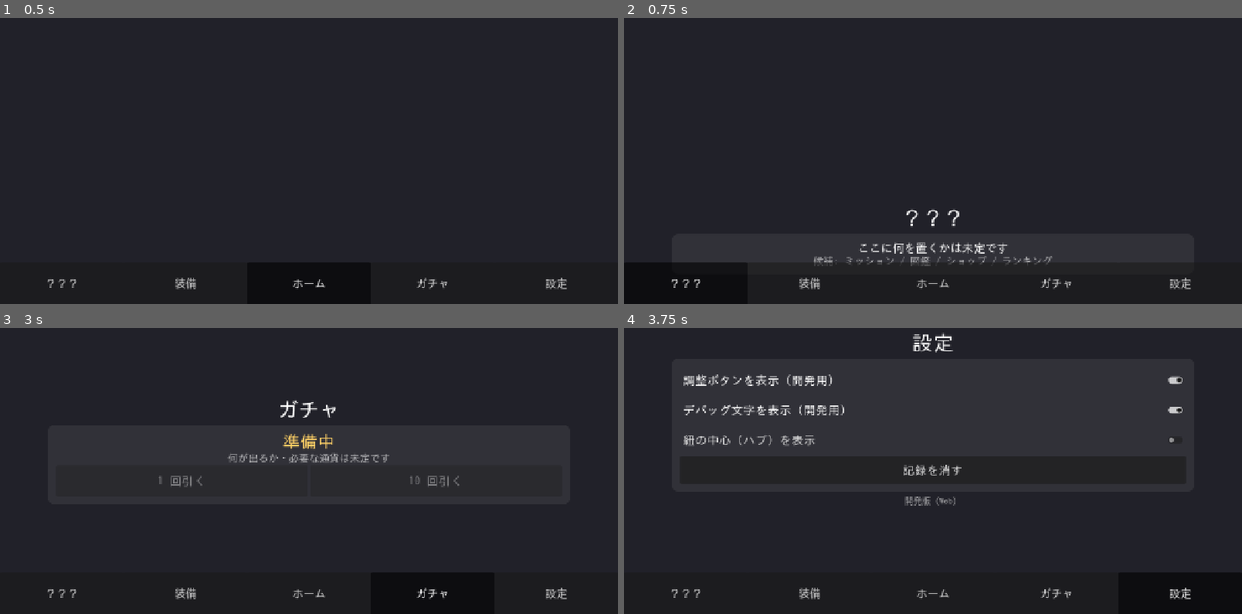
Above: before the commit, frames 1-4 (two rows, left to right).
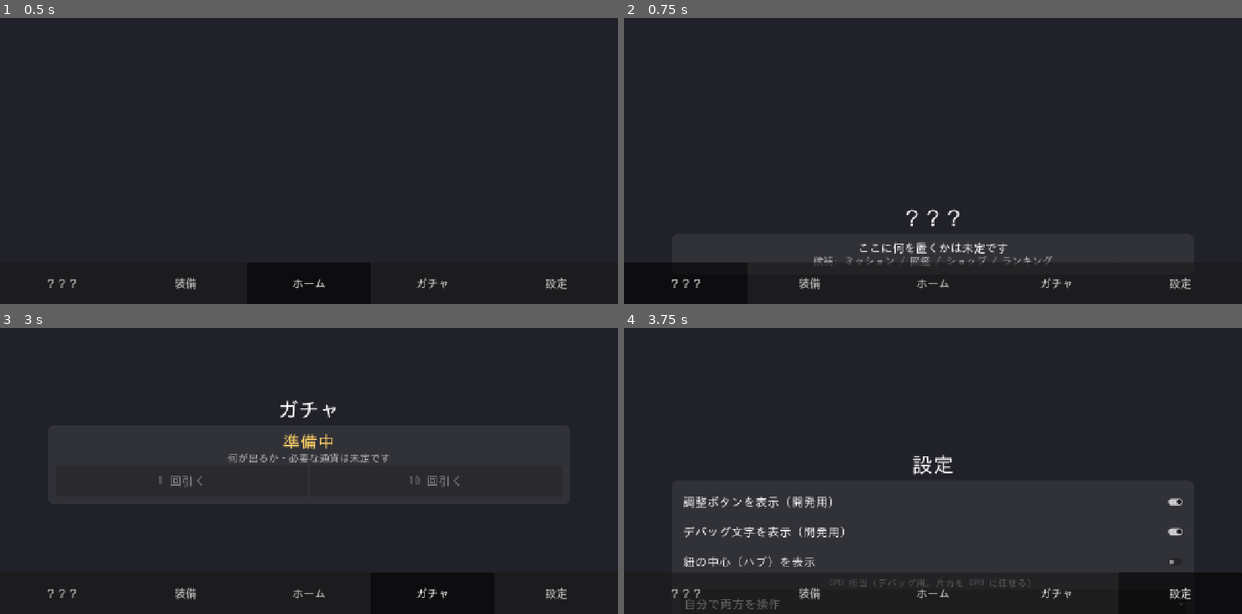
Above: after the commit, the same moments.

Repository: suutukuru/bind-run
Game: Godot game, scene res://scenes/home/home.tscn
Two runs of this game, one before a commit and one after it. Both use one fixed random seed, a clock stepped at 60 frames per second and the inputs below.
Inputs:
- Up to frame 1 (0.5 s): no input
- Up to frame 2 (0.75 s): click "？？？" at 0.5 s
- Up to frame 3 (3 s): click "装備" at 1.25 s; click "ホーム" at 2 s; click "ガチャ" at 2.75 s
- Up to frame 4 (3.75 s): click "設定" at 3.5 s

Frame 1 is identical in both runs. In frame 2, less than 0.1% of the frame differs, in the area x 46-49%, y 79-83%; in frame 3, less than 0.1%; in frame 4, 4.1%, in the area x 9-91%, y 1-99%.

Commit message:
設定で青か橙を CPU に任せられるようにする（敵や弾から逃げる）
Co-Authored-By: Claude Sonnet 5.5 <noreply@anthropic.com>
Claude-Session: https://claude.ai/code/session_01FmuN5U8N5hun1pocAD6Yrf

Diff:
--- a/scenes/home/home.gd
+++ b/scenes/home/home.gd
@@ -18,6 +18,8 @@
 	["debug_text", "デバッグ文字を表示（開発用）", true],
 	["show_hub", "紐の中心（ハブ）を表示", false],
 ]
+## 設定「CPU 担当」の選択肢（Main の CPU_NONE / CPU_BLUE / CPU_ORANGE と同じ順）
+const CPU_CHOICES: Array = ["自分で両方を操作", "青（A）を CPU に任せる", "橙（B）を CPU に任せる"]
 const ACCENT: Color = Color(1.0, 0.82, 0.4)
 const DIM: Color = Color(1, 1, 1, 0.65)
 
@@ -253,6 +255,15 @@
 		check.set_meta("height_units", 8.0)
 		card.add_child(check)
 		_scaled.append(check)
+	_add_label(card, "CPU 担当（デバッグ用。片方を CPU に任せる）", 2.8, DIM)
+	var cpu: OptionButton = OptionButton.new()
+	for text: String in CPU_CHOICES:
+		cpu.add_item(text)
+	cpu.selected = clampi(int(SaveData.get_setting("cpu_side", 0)), 0, CPU_CHOICES.size() - 1)
+	cpu.item_selected.connect(func(index: int) -> void: SaveData.set_setting("cpu_side", index))
+	cpu.set_meta("height_units", 8.0)
+	card.add_child(cpu)
+	_scaled.append(cpu)
 	_reset_button = _add_button(card, "記録を消す", 8.0, _on_reset_pressed)
 	_add_label(box, "開発版（Web）", 2.6, DIM)
 	return box.get_parent() as Control
--- a/scenes/main/main.gd
+++ b/scenes/main/main.gd
@@ -5,6 +5,10 @@
 const HOME_SCENE: String = "res://scenes/home/home.tscn"
 ## レベルアップで提示する強化の数（FR-043 の仮決定）
 const CHOICES: int = 3
+## 設定「CPU 担当」の値（SaveData の cpu_side）
+const CPU_NONE: int = 0
+const CPU_BLUE: int = 1
+const CPU_ORANGE: int = 2
 
 @onready var _rope: Rope = $Rope
 @onready var _run_state: RunState = $RunState
@@ -41,6 +45,22 @@
 	_tuning.set_toggle_visible(bool(SaveData.get_setting("show_tuning", true)))
 	_overlay.set_text_visible(bool(SaveData.get_setting("debug_text", true)))
 	_rope.show_hub = bool(SaveData.get_setting("show_hub", false))
+	_apply_cpu(int(SaveData.get_setting("cpu_side", CPU_NONE)))
+
+
+# デバッグ用: 片方のキャラを CPU に任せる。その側の人の入力（キーボード・タッチ）は止める
+func _apply_cpu(side: int) -> void:
+	if side != CPU_BLUE and side != CPU_ORANGE:
+		return
+	var who: String = "A" if side == CPU_BLUE else "B"
+	var partner: String = "B" if side == CPU_BLUE else "A"
+	get_node("Input" + who).process_mode = Node.PROCESS_MODE_DISABLED
+	get_node("TouchLayer/Touch" + who).process_mode = Node.PROCESS_MODE_DISABLED
+	var cpu: CpuMoveInput = CpuMoveInput.new()
+	cpu.name = "Cpu" + who
+	cpu.target_path = NodePath("../Character" + who)
+	cpu.partner_path = NodePath("../Character" + partner)
+	add_child(cpu)
 
 
 func _apply_run_setup() -> void:
--- /dev/null
+++ b/scripts/input/cpu_move_input.gd
@@ -0,0 +1,72 @@
+class_name CpuMoveInput
+extends Node
+## CPU が対象キャラを動かす（デバッグ用）。敵・ボス・弾から逃げ、何もなければ相方の近くに戻る。
+## 人の入力と同じく move_intent を書き込むだけ（ADR-005）。ホームの設定「CPU 担当」で選ぶ。
+
+@export var target_path: NodePath
+@export var partner_path: NodePath
+## 敵の表面からこの距離以内に入ると逃げ始める（px）
+@export var danger_margin: float = 260.0
+## 弾は小さくて速いので、見た目より大きく避ける（px）
+@export var bullet_extra_radius: float = 50.0
+## 何もないとき、相方との距離がこれを超えたら寄っていく（px）。紐の最大長より短くする
+@export var stay_distance: float = 300.0
+
+var target: Character
+var partner: Character
+
+
+## 逃げる方向と強さ（長さ 0〜1）を求める純粋な計算。
+## threats_pos / threats_radius は同じ長さ。逃げる力は近いほど強く、敵の表面から margin で 0 になる。
+## 逃げる必要がなければ、相方から離れすぎている分だけ相方へ寄る。
+static func compute_intent(pos: Vector2, partner_pos: Vector2, threats_pos: PackedVector2Array, threats_radius: PackedFloat32Array, margin: float, stay: float) -> Vector2:
+	var flee: Vector2 = Vector2.ZERO
+	for i: int in threats_pos.size():
+		var away: Vector2 = pos - threats_pos[i]
+		var dist: float = away.length()
+		var gap: float = maxf(dist - threats_radius[i], 0.0)
+		if gap >= margin:
+			continue
+		var closeness: float = 1.0 - gap / margin
+		# 真上に重なったときは向きが決まらないので、適当な向きに逃げる
+		var direction: Vector2 = away / dist if dist > 0.001 else Vector2.RIGHT
+		flee += direction * closeness * closeness
+	var to_partner: Vector2 = partner_pos - pos
+	var pull: Vector2 = Vector2.ZERO
+	if to_partner.length() > stay:
+		pull = to_partner.normalized() * minf((to_partner.length() - stay) / stay, 1.0)
+	# 逃げる力が強いほど、相方へ寄る力は弱める（危ない所を通って戻らない）
+	var flee_strength: float = minf(flee.length(), 1.0)
+	return (flee + pull * (1.0 - flee_strength)).limit_length(1.0)
+
+
+func _init() -> void:
+	# キーボード(-10)・タッチ(-9)と同じ段階で、キャラ(0)より先に書き込む
+	process_priority = -8
+
+
+func _ready() -> void:
+	target = get_node_or_null(target_path) as Character
+	partner = get_node_or_null(partner_path) as Character
+	if target == null or partner == null:
+		push_error("CpuMoveInput: 対象または相方が見つかりません: %s / %s" % [target_path, partner_path])
+
+
+func _physics_process(_delta: float) -> void:
+	if target == null or partner == null:
+		return
+	var positions: PackedVector2Array = PackedVector2Array()
+	var radii: PackedFloat32Array = PackedFloat32Array()
+	for node: Node in get_tree().get_nodes_in_group("enemies"):
+		var enemy: Enemy = node as Enemy
+		if enemy == null or enemy.def == null or enemy.is_dead():
+			continue
+		positions.append(enemy.global_position)
+		radii.append(enemy.def.radius + Character.RADIUS)
+	for node: Node in get_tree().get_nodes_in_group("enemy_bullets"):
+		var bullet: EnemyBullet = node as EnemyBullet
+		if bullet == null:
+			continue
+		positions.append(bullet.global_position)
+		radii.append(EnemyBullet.RADIUS + Character.RADIUS + bullet_extra_radius)
+	target.move_intent = compute_intent(target.global_position, partner.global_position, positions, radii, danger_margin, stay_distance)
--- a/tests/test_home.gd
+++ b/tests/test_home.gd
@@ -167,3 +167,42 @@
 	check_eq(RunState.format_time(0.0), "00:00", "zero")
 	check_eq(RunState.format_time(125.9), "02:05", "minutes and seconds")
 	check_eq(RunState.format_time(-3.0), "00:00", "negative is zero")
+
+
+func test_cpu_moves_away_from_threats_and_back_to_the_partner() -> void:
+	var none: PackedVector2Array = PackedVector2Array()
+	var no_radius: PackedFloat32Array = PackedFloat32Array()
+	check_vec_near(CpuMoveInput.compute_intent(Vector2.ZERO, Vector2(100, 0), none, no_radius, 260.0, 300.0), Vector2.ZERO, "calm and close: stay")
+	var back: Vector2 = CpuMoveInput.compute_intent(Vector2.ZERO, Vector2(600, 0), none, no_radius, 260.0, 300.0)
+	check_true(back.x > 0.0 and absf(back.y) < 0.001, "too far from the partner: go back")
+	var flee: Vector2 = CpuMoveInput.compute_intent(Vector2.ZERO, Vector2(100, 0), PackedVector2Array([Vector2(60, 0)]), PackedFloat32Array([40.0]), 260.0, 300.0)
+	check_true(flee.x < -0.5, "an enemy on the right: run left")
+	var far: Vector2 = CpuMoveInput.compute_intent(Vector2.ZERO, Vector2(100, 0), PackedVector2Array([Vector2(900, 0)]), PackedFloat32Array([40.0]), 260.0, 300.0)
+	check_vec_near(far, Vector2.ZERO, "a far enemy is ignored")
+	check_true(CpuMoveInput.compute_intent(Vector2.ZERO, Vector2.ZERO, PackedVector2Array([Vector2.ZERO]), PackedFloat32Array([10.0]), 260.0, 300.0).length() > 0.5, "on top of an enemy: still picks a direction")
+
+
+func test_cpu_setting_takes_over_one_character() -> void:
+	_use_test_save()
+	SaveData.set_setting("cpu_side", 2)  # 橙（B）を CPU に
+	var main: Node = _make("res://scenes/main/main.tscn")
+	check_true(main.get_node("InputB").process_mode == Node.PROCESS_MODE_DISABLED, "keyboard B off")
+	check_true(main.get_node("TouchLayer/TouchB").process_mode == Node.PROCESS_MODE_DISABLED, "touch B off")
+	check_true(main.get_node("InputA").process_mode != Node.PROCESS_MODE_DISABLED, "A is still human")
+	var cpu: CpuMoveInput = main.get_node("CpuB") as CpuMoveInput
+	check_true(cpu != null and cpu.target != null and cpu.partner != null, "cpu is wired")
+	var b: Character = main.get_node("CharacterB") as Character
+	var spawner: EnemySpawner = main.get_node("EnemySpawner") as EnemySpawner
+	spawner.spawn_enemy(load("res://data/enemies/grunt.tres") as EnemyDef, b.global_position + Vector2(50, 0))
+	cpu._physics_process(0.016)
+	check_true(b.move_intent.x < -0.3, "the cpu runs away from the enemy")
+	_free(main)
+	_restore()
+
+
+func test_default_has_no_cpu() -> void:
+	_use_test_save()
+	var main: Node = _make("res://scenes/main/main.tscn")
+	check_true(main.get_node_or_null("CpuA") == null and main.get_node_or_null("CpuB") == null, "no cpu by default")
+	_free(main)
+	_restore()
Binary file changed: assets/fonts/ui_font.ttf
Not shown, changed: docs/planning/changelog.md
Not shown, changed: docs/testing/owner-checklist.md
